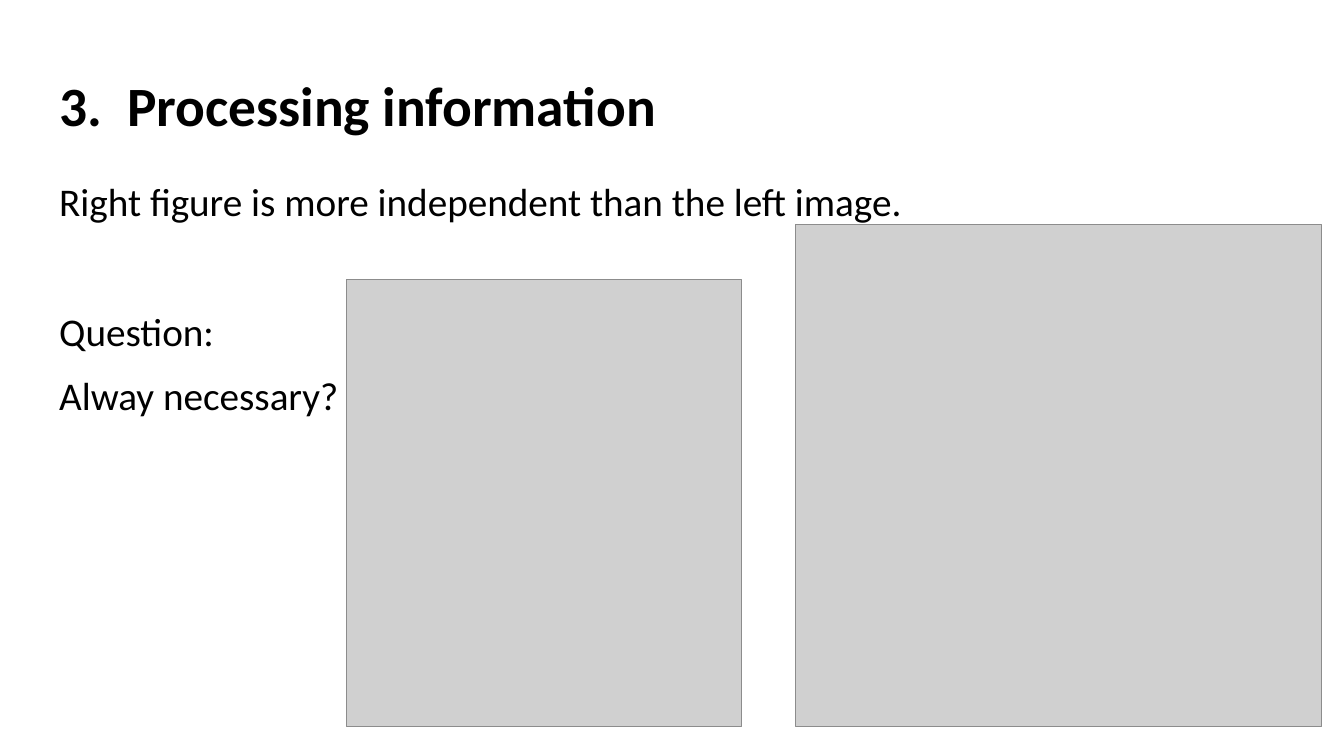
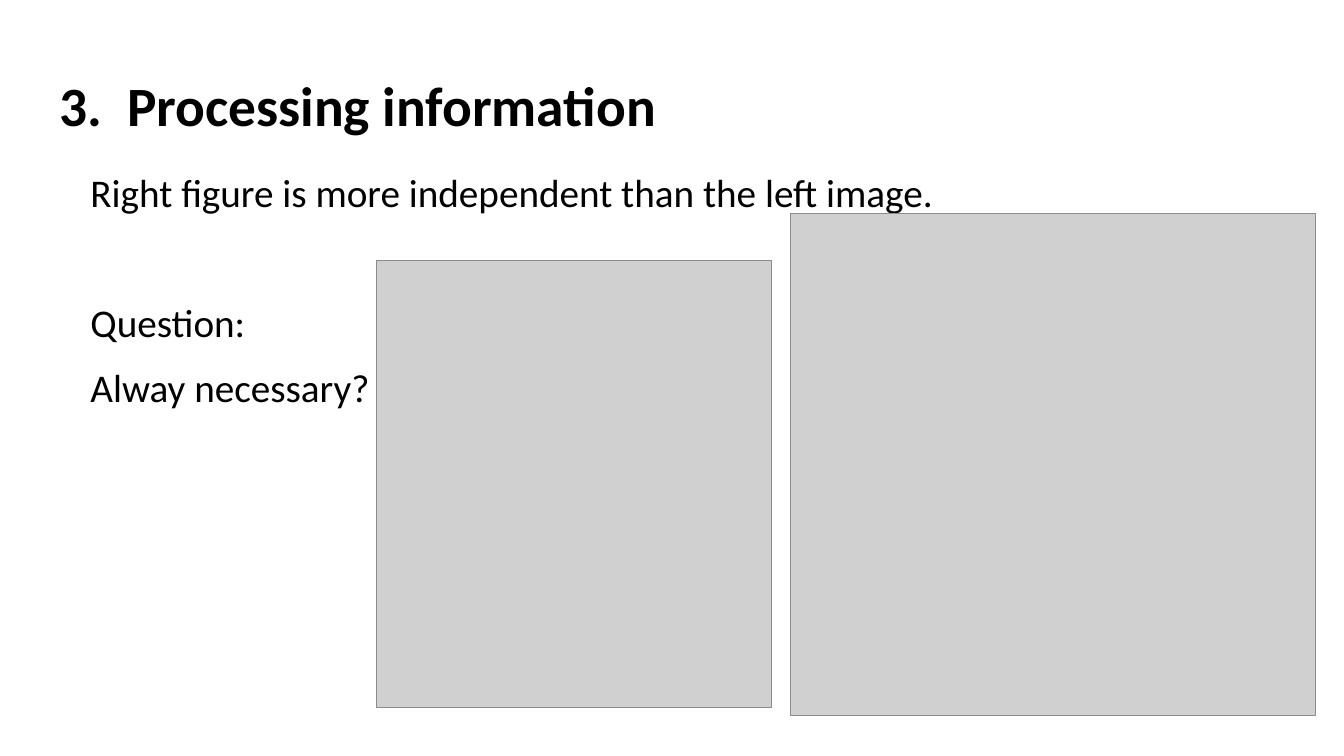
Before and after one commit to Jiaxin-yyjx/Visualization-D3.js-Lab, a slide deck: slide 16 of midterm/SoMSummery.pptx. Drawn at 1344x756 pixels with LibreOffice and Linux fonts; fonts in the diff are those of the drawing; grey boxes stand for pictures. Boxes give left, top, right and bottom in pixels: in the first picture for what was removed or moved away, otherwise in the second. Text is boxed around its words. In the diff, an @@ line names an element or a change of style, - is before the commit and + after.

```diff
--- a/midterm/SoMSummery.pptx
+++ b/midterm/SoMSummery.pptx
@@ text "Right figure is more independent ...": place and size @@
-text "Right figure is more independent ..." at bbox=[59, 188, 902, 417]
+text "Right figure is more independent ..." at bbox=[90, 179, 933, 409]
@@ picture: place and size @@
-picture at bbox=[797, 225, 1323, 727]
+picture at bbox=[790, 213, 1317, 715]
@@ picture: place and size @@
-picture at bbox=[346, 279, 741, 727]
+picture at bbox=[376, 260, 771, 708]
```
Also in this commit, not shown: 7 other slides changed, 5 slides added, 8 slides removed.
